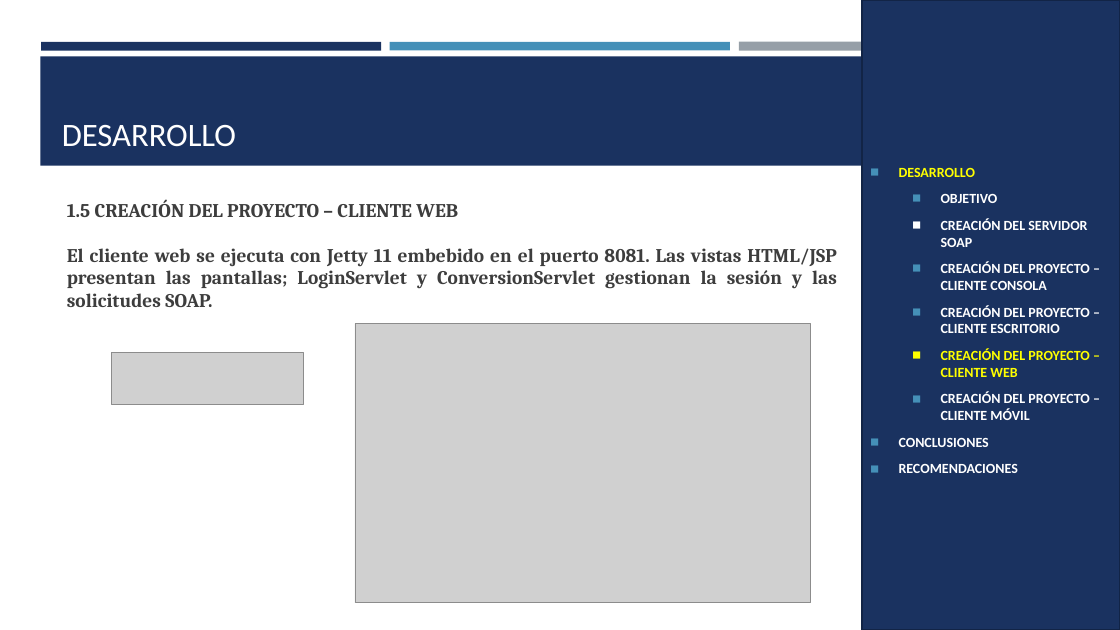
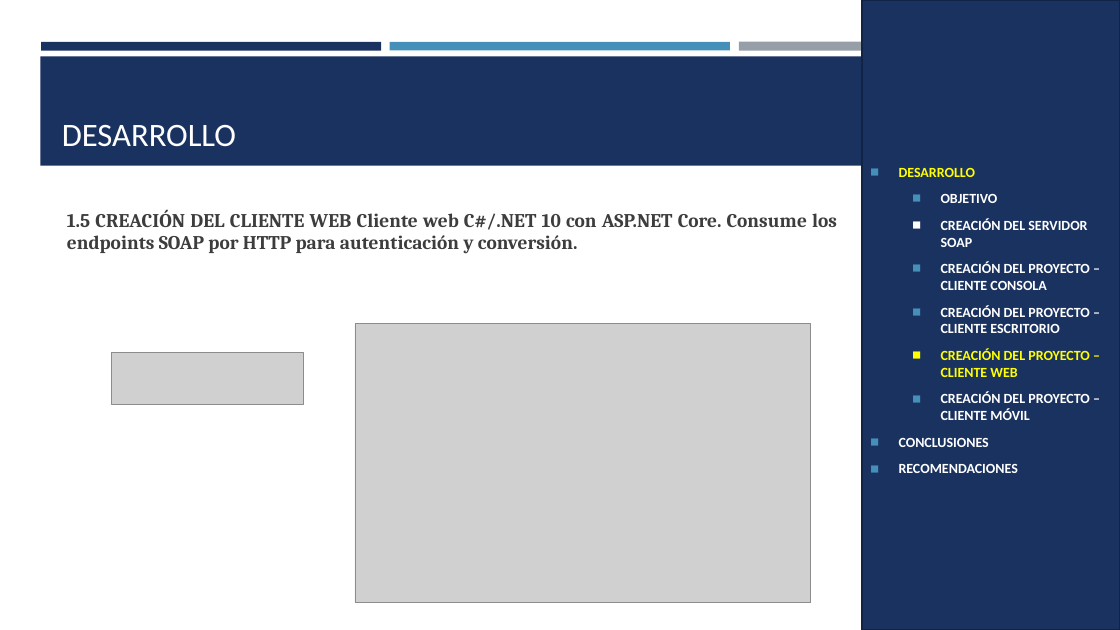
Before and after one commit to JulioViche/u1-sw-arch, a slide deck: slide 18 of TI.1.2. PAO202651_SOAP_DOTNET_SINBDD_NRC36884_GR09/05. DOCUMENTACION/CONVUNI_SOAP_DOTNET_GR09.pptx. Drawn at 1120x630 pixels with LibreOffice and Linux fonts; fonts in the diff are those of the drawing; grey boxes stand for pictures. Boxes give left, top, right and bottom in pixels: in the first picture for what was removed or moved away, otherwise in the second. Text is boxed around its words. In the diff, an @@ line names an element or a change of style, - is before the commit and + after.

```diff
--- a/TI.1.2. PAO202651_SOAP_DOTNET_SINBDD_NRC36884_GR09/05. DOCUMENTACION/CONVUNI_SOAP_DOTNET_GR09.pptx
+++ b/TI.1.2. PAO202651_SOAP_DOTNET_SINBDD_NRC36884_GR09/05. DOCUMENTACION/CONVUNI_SOAP_DOTNET_GR09.pptx
@@ text at [67, 209, 837, 254]: text changed @@
-1.5 CREACIÓN DEL PROYECTO – CLIENTE WEB
-El cliente web se ejecuta con Jetty 11 embebido en el puerto 8081. Las vistas HTML/JSP presentan las pantallas; LoginServlet y ConversionServlet gestionan la sesión y las solicitudes SOAP.
+1.5 CREACIÓN DEL CLIENTE WEB Cliente web C#/.NET 10 con ASP.NET Core. Consume los endpoints SOAP por HTTP para autenticación y conversión.
```
Also in this commit, not shown: 14 other slides changed, 18 other files.
